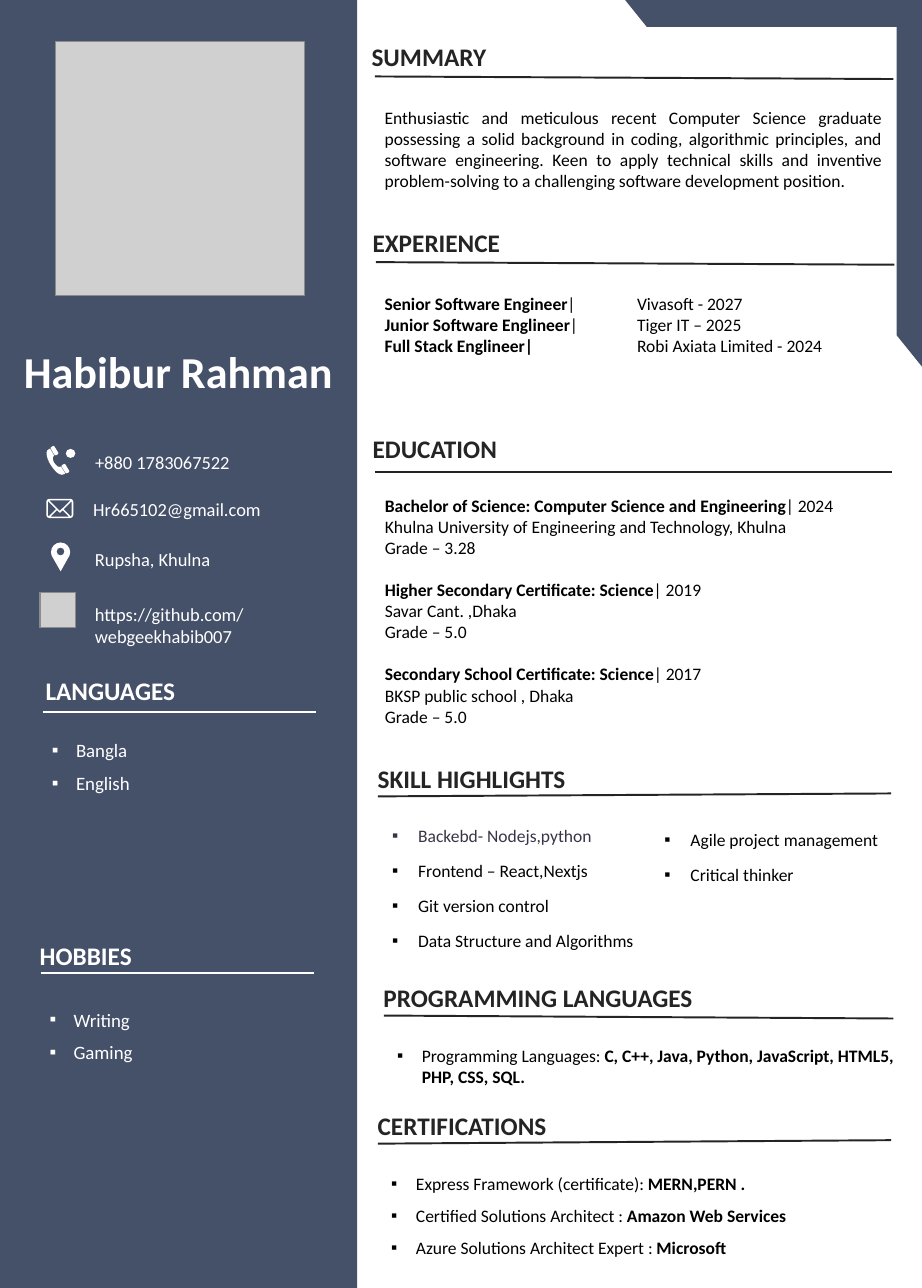
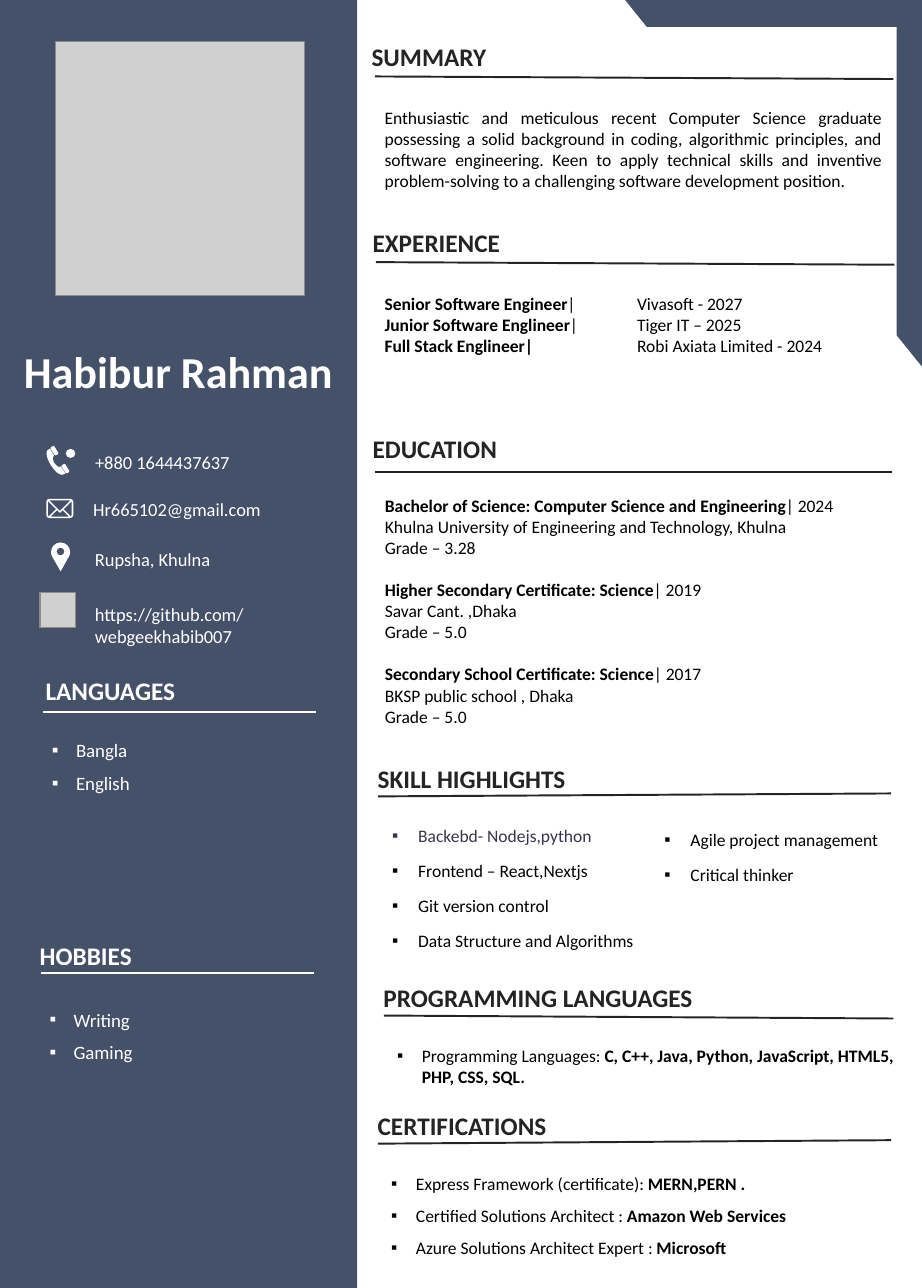
Before and after one commit to webgeekhabib007/CV, a slide deck: slide 1 of 1907036_CV.pptx. Drawn at 922x1288 pixels with LibreOffice and Linux fonts; fonts in the diff are those of the drawing; grey boxes stand for pictures. Boxes give left, top, right and bottom in pixels: in the first picture for what was removed or moved away, otherwise in the second. Text is boxed around its words. In the diff, an @@ line names an element or a change of style, - is before the commit and + after.

```diff
--- a/1907036_CV.pptx
+++ b/1907036_CV.pptx
@@ text at bbox=[95, 456, 229, 469]: text changed @@
-+880 1783067522
++880 1644437637
```
